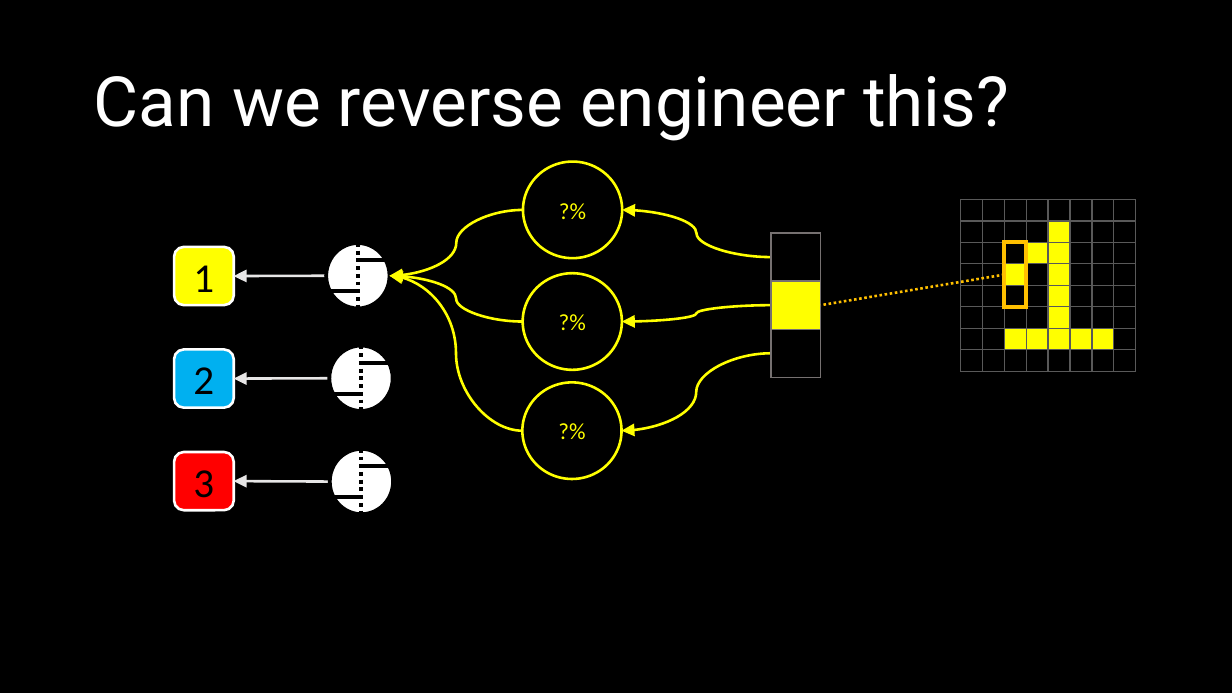
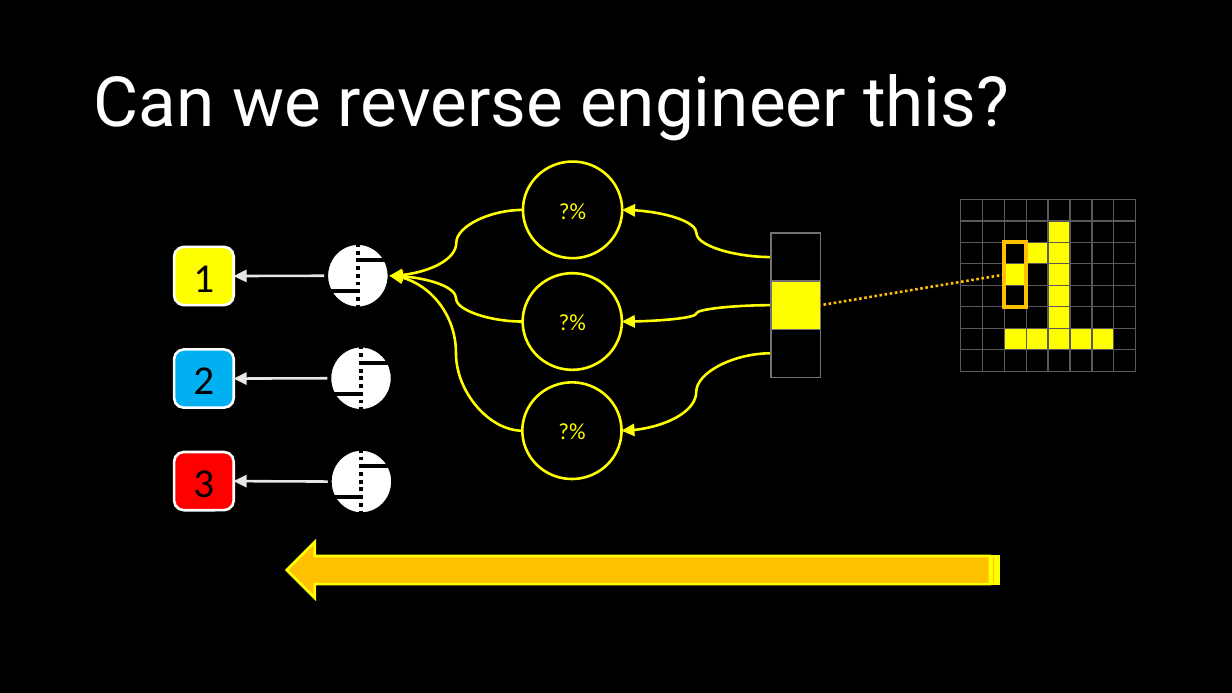
Before and after one commit to mathias-brandewinder/Presentations, a slide deck: slide 16 of deep-learning-cntk-fsharp/slides/cntk.pptx (slide 13 before the commit). Drawn at 1232x693 pixels with LibreOffice and Linux fonts; fonts in the diff are those of the drawing. Boxes give left, top, right and bottom in pixels: in the first picture for what was removed or moved away, otherwise in the second. Text is boxed around its words. In the diff, an @@ line names an element or a change of style, - is before the commit and + after.

```diff
--- a/deep-learning-cntk-fsharp/slides/cntk.pptx
+++ b/deep-learning-cntk-fsharp/slides/cntk.pptx
@@ striped right arrow added at (287, 543, 998, 599), fill #FFC000, outline #FFFF00 2 pt @@
```
Also in this commit, not shown: 11 other slides changed, 9 slides added.
